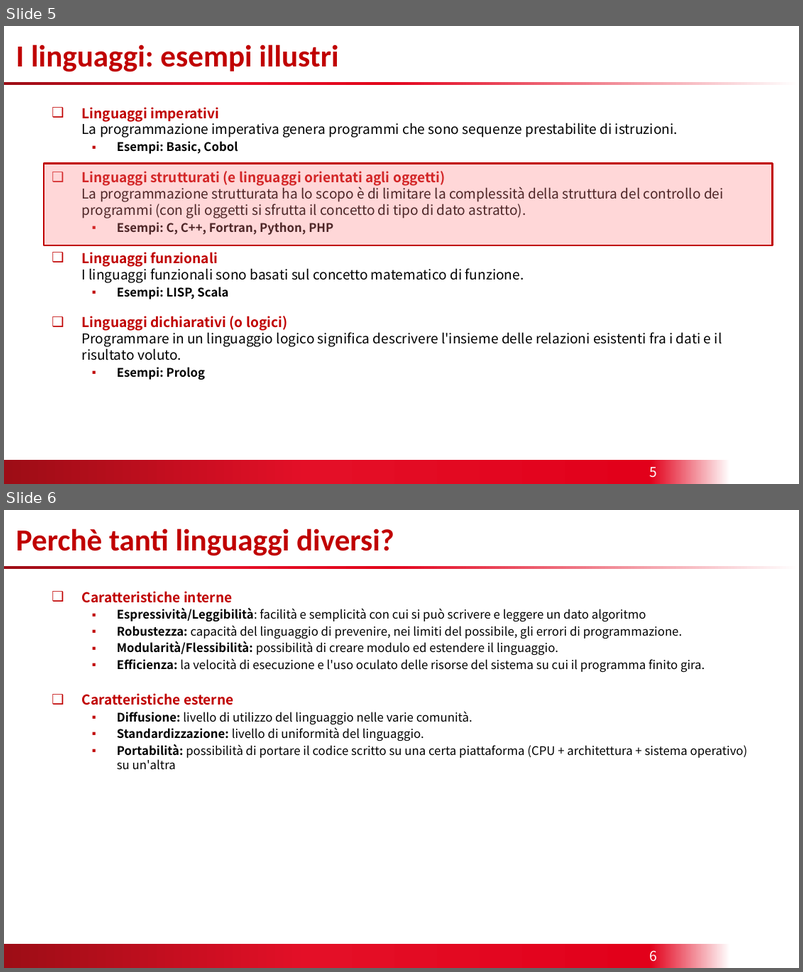
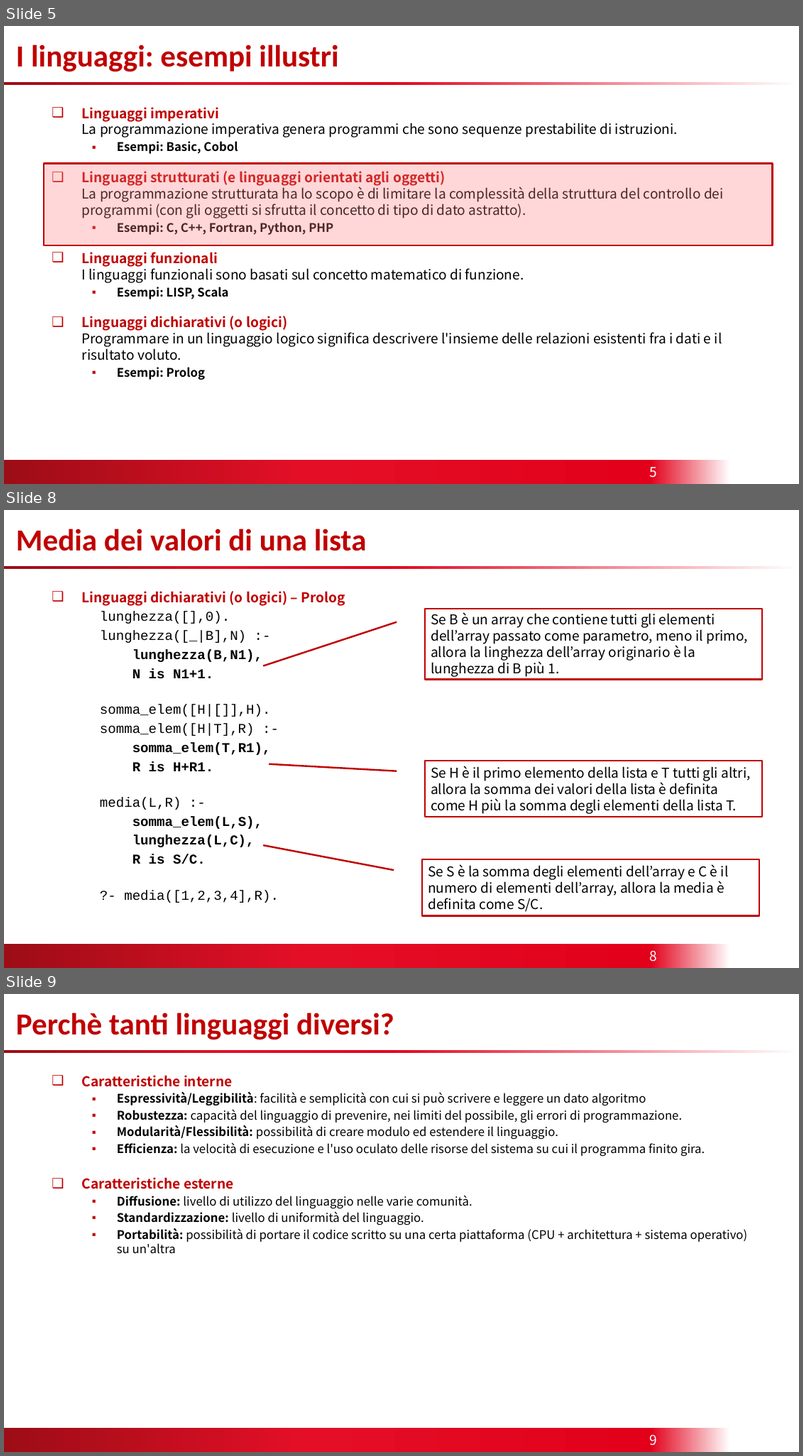
Before and after one commit to biancini/Esercizi-ITS, a slide deck: Sviluppo Software.pptx. Shown one above the other, each under a label of ours: slides 5 and 6 before the commit, slides 5, 8 and 9 after it; the slides between them are not shown. The pictures are 803x972 and 803x1456 pixels, drawn with LibreOffice and Linux fonts; fonts in the diff are those of the drawing; background and template pictures are left out. Boxes give left, top, right and bottom in pixels: in the first picture for what was removed or moved away, otherwise in the second. Text is boxed around its words. In the diff, an @@ line names an element or a change of style, - is before the commit and + after.

```diff
--- a/Sviluppo Software.pptx
+++ b/Sviluppo Software.pptx
@@ slide 8 added at [4,510,799,968], background #FFFFFF; not listed: 2 template elements that a slide beside it also shows @@
@@ title added at [16,528,367,551], 36 pt, text #C00000, bold @@
+Media dei valori di una lista
@@ text added at [82,591,345,903], 16 pt, text #000000, bold @@
+❑ Linguaggi dichiarativi (o logici) – Prolog
+lunghezza([],0).
+lunghezza([_|B],N) :-
+lunghezza(B,N1),
+N is N1+1.
+somma_elem([H|[]],H).
+somma_elem([H|T],R) :-
+somma_elem(T,R1),
+R is H+R1.
+media(L,R) :-
+somma_elem(L,S),
+lunghezza(L,C),
+R is S/C.
+?- media([1,2,3,4],R).
@@ border callout added at [425,609,762,679], outline #C00000 2 pt, 16 pt, text #000000 @@
+Se B è un array che contiene tutti gli elementi dell’array passato come parametro, meno il primo, allora la linghezza dell’array originario è la lunghezza di B più 1.
@@ border callout added at [425,761,762,817], outline #C00000 2 pt, 16 pt, text #000000 @@
+Se H è il primo elemento della lista e T tutti gli altri, allora la somma dei valori della lista è definita come H più la somma degli elementi della lista T.
@@ border callout added at [422,859,759,916], outline #C00000 2 pt, 16 pt, text #000000 @@
+Se S è la somma degli elementi dell’array e C è il numero di elementi dell’array, allora la media è definita come S/C.
@@ page number added at [650,951,658,961], 16 pt, text #FFFFFF @@
+8
@@ what was slide 6 is now slide 9 @@
@@ page number at [650,1435,658,1445]: text changed @@
-6
+9
```
Also in this commit, not shown: 2 other slides added.
